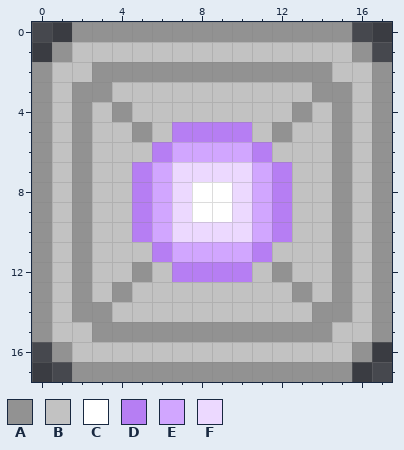
Two versions of one pixel-art sprite, Project/CSCI342-GroupProject/app/src/main/res/drawable/powerup_orb.png. The first picture shows the starting point.
The file is 72x72 pixels, drawn in blocks of 4x4; one block is one cell here. Colours within 5 levels of each other are drawn and written as one.
Palette (. is transparent): A #929292  B #c2c2c2  C #ffffff  D #b67ef3  E #d1a6ff  F #ecd9ff
Pixels before, first column x 0:
 0 ..AAAAAAAAAAAAAA..
 1 .ABBBBBBBBBBBBBBA.
 2 ABBAAAAAAAAAAAABBA
 3 ABAABBBBBBBBBBAABA
 4 ABABABBBBBBBBABABA
 5 ABABBABDDDDBABBABA
 6 ABABBBDEEEEDBBBABA
 7 ABABBDEFFFFEDBBABA
 8 ABABBDEFCCFEDBBABA
 9 ABABBDEFCCFEDBBABA
10 ABABBDEFFFFEDBBABA
11 ABABBBDEEEEDBBBABA
12 ABABBABDDDDBABBABA
13 ABABABBBBBBBBABABA
14 ABAABBBBBBBBBBAABA
15 ABBAAAAAAAAAAAABBA
16 .ABBBBBBBBBBBBBBA.
17 ..AAAAAAAAAAAAAA..
Now the later version:
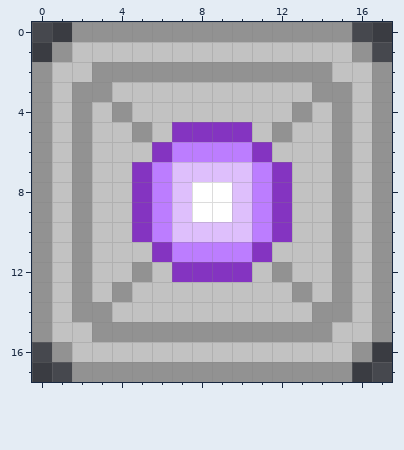
From old to new:
colour D: #b67ef3 -> #8434c1
colour E: #d1a6ff -> #bc7dff
colour F: #ecd9ff -> #debffc
Pixel boxes of the changes (left, top, right, bottom) in both pictures:
changed: (132, 122, 292, 282)
